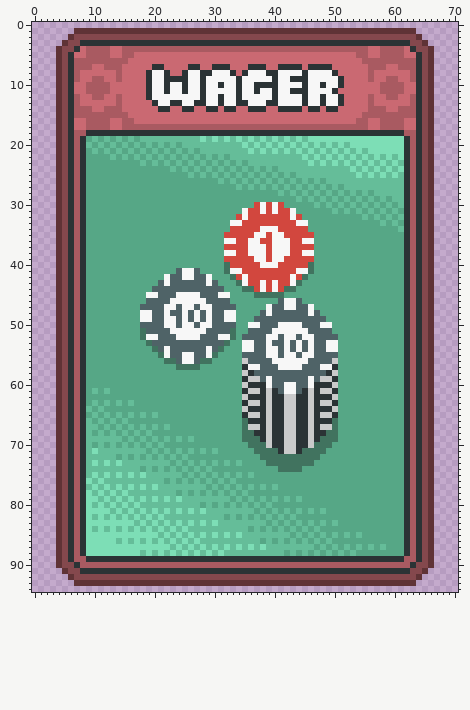
Two versions of one pixel-art file, assets/gamble.aseprite. The picture above was drawn from the file before the commit.
71x95 pixels, 1 frame.
Now the later version:
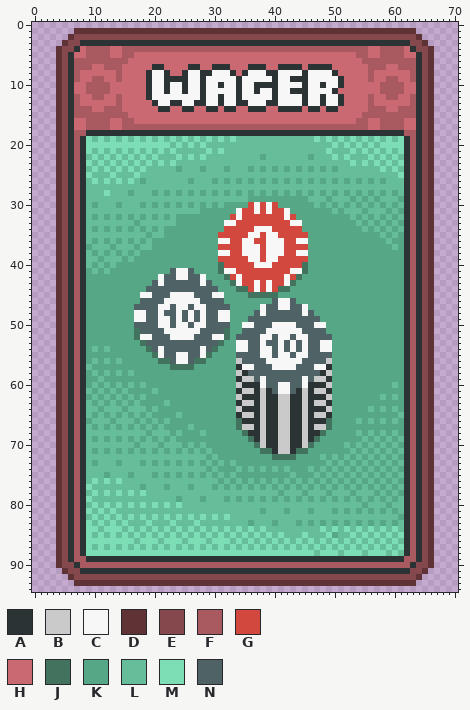
Palette (. is transparent): A #2b3335  B #cacaca  C #f7f7f7  D #5f3336  E #84484d  F #a95a61  G #d2473e  H #ca6972  J #41735f  K #56a786  L #65bd99  M #7ddeb6  N #4f6367
Difference:
layer "canvMain" now hidden
layer "canv test" added
Changed rows in their new state; - is an unchanged pixel.
Layers "chips", "canv test":
first column x 9:
19 M-M-M-M-M-M-M-M-M-MLMLMLML-L-L-L-L-L-L-L-L-L-L-L-L-L-
20 MMMMMMMMMMMMMM-M-M-M------L-L-L-L-L-L-L-LMLML-L-L----
21 M-M-M-M-M-M-M-M-L-L-M-M----L-L-L-L-L-L-LML-LMLML-L-L-
22 LMLM-M-M-M-M-L-M-M-M-L-L-----K------LKL-LMLML-LMLMLML
23 MLMLMLMLM-M-M-M-L-L-L-L-L-L----------L-L-L-LMLMLMLMLM
24 LMLMLMLMLMLLLL---L---L---L-------K-K-K-K-K--L-L-LMLML
25 MLLLMLLLMLLLLLLLL-L-L-L-L-L-L-L-L-L----------L-L-L-LM
26 LMLMLMLML-LLLLLLL-LLL--------------------K-K-K-K-K---
27 LLLLLLLLLLLLLLLLLLLLLLLLL-L-L-L-L-L-L-L-L-L----------
28 LLLMLLL-LLL-L-L-L-L-L-L-L-L-L-L------------------K-K-
29 LLLLLLLLLLLLLLLLLLLLLLLLLLL--------K--L---L-------L-K
30 L-LLL-LLL-L-L-L-L-L-L-L----GCGCGK--------------------
31 LLLLLLLLLLLLLLLLLLL------CG-CGCG-CK---------L---L----
32 L-L-L-L-L-L-L-L---------GCG------CGK--------L--------
33 LLLLLLLL-LLLLLL--------C-G--------C-K--------L-L-----
34 L-L-L-L-L-L-L----------G----C--G----K---------L-L-L--
35 LLLLLLLLLL-LL---------G----C-GC-G----K-----------L-L-
36 L-L-L-L-L-L-----------C-G-C-G-C--G-C-K------------L--
37 -LLL-LLL-LL-----------G---C--GC--G---K-------------L-
38 L-L-L-L-L-------------C-G-C--GC--G-C-K---------------
39 LL-LLL-L--------------G----C-GC-G----K---------------
40 L-L-L-----------------JG----C--G----JK---------------
41 -L-L----------NC-NK---JC-G--------C-JK---------------
42 ------------CN-C-N-CK--JGCG------CGJK----------------
43 -----------NCN-----CNK--JCG-CGCG-CJK-----------------
44 ----------N-----------K--J-GCGCGJ-K------------------
45 ---------C-N--C---N--C-K---J----K--------------------
46 ---------N---C-----N---K-------NC-NK-----------------
47 --------N---C-NC-NC-N---K----CN-C-N-CK---------------
48 --------C-N-CN-CNCNCN-C-K---NCN-----CNK--------------
49 --------C-N-C-NCNCNCN-C-K--N-----------K-------------
50 --------N---C-NC-NC-N---K-C-N--C---N--C-K------------
51 --------JN---C-----N---JK-N---C-----N---K------------
52 --------JC-N--C---N--C-JKN---C-NC-NC-N---K-----------
53 ---------JN-----------JK-C-N-CN-CNCNCN-C-K-----------
54 -L-L------JNCN-----CNJK--C-N-C-NCNCNCN-C-K-----------
55 -----------JCN-C-N-CJK---N---C-NC-NC-N---K-----------
56 -L-L-L------J-NC-NJ-K----BN---C-----N---BK-----------
57 L-------------J---K------AC-N--C---N--C-AK-----------
58 -L-L-L-L-----------------BAN-----------ABK-----------
59 --L----------------------AB-NCN-----CNB-AK-----------
60 -L-L-L-L-L---------------BA--CN-C-N-CA--BK---------L-
61 LKLKL-L----L-------------AB-ABANC-NABAB-AK-----------
62 -L-L-L-L-L---------------BA--BA-B-A-BA--BK-------L-L-
63 LKLKLKLKL----L-----------AB-ABA-B-A-BAB-AK-----------
64 -LKLLL-LLL-L-------------BA--BA-B-A-BA--BK-----L-L-L-
65 LKLKLKLKLKLK---L---------AB-ABA-B-A-BAB-AK----------L
66 KL-LKL-L-L-L-L-----------JA--BA-B-A-BA--JK---L-L-L-L-
67 -KLKLKLKLKLKLK---L-------JB-ABA-B-A-BAB-JK-----------
68 -L-L-L-L-LKLLL-L---L-------A-BA-B-A-BA-JKK---L-L-L-L-
69 -K-K-KLKLKLKLKLK-K--------K-ABA-B-A-BAJKKK----L-L-L-L
70 -L-L-L-LKL-LKLLL-L-L-------K-BA-B-A-BJKKK--L-L-L-L-L-
71 -K-K-K-K-KLKLKLKLKLKLK------K--AB-AJ-KKK----L-L-L-L-L
72 -----L-L-L-L-L-L-LLL-L-------KK----KKKKL-L-L-L-L-L-L-
73 -K-L-K---K-K-KLKLKLKLKLKLK----KKKKKKKK--L-L-L-L-L-L-L
74 ---------L-L-L-L-L-LKL---L-L-L-LKLKK-L-L-L-L-L-L-L-L-
75 -L-K-L-K-L-K-K-KLKLKLKLKLK-K------L---L-L-L-L-L-L-L-L
76 LMLM-M-------L-L-L-L-LKLKL-L-L-L-L-L-L-L-L-L-L-L-L-L-
77 ML-L-L-L-K-L-K---K--LKLKLKLKLKLKL-L-L-L-L-L-L-L-L-L-L
78 LMLMLMLM-M-----L-L-L-L-L-L-LLLLL-LLL-LLL-LLL-LLL-L-L-
79 -L-L-L-L-L-L-L-K---K---KLKLKLKLKLKLKL-L-L-L-L-L-L-L-L
80 LMLMLMLMLM-M-M-M---L-L-L-L-L-L-LLLLLLLLLLLLLLL-LLL-LL
81 -L-LML-L-L-L-L-L-L-L--------LKL-LKL-LKL-L-L-L-L-L-L-L
82 LMLMLMLMLMLMLM-M-M-M-M-M-L-L-L-L-L-LLLLLLLLLLLLLLLLL-
83 -L-L-L-L-LML-LML-LML-L-----K--LKL-LKLKLKLKL-L-L-L-L-L
84 -MLM-MLMLMLMLMLMLM-M-M-M-M-M-M-L-L-L-L-MLMLMLMLMLMLML
85 -L-L-L-L-L-LMLMLMLMLMLMLMLM-M-M-M-L-M-L-MKL-M-MLMLMLM
86 -----M-MLM-MLM-MLM-M-MMM-M-M-M-M-M-M-M-M-MLMLMLMLMLML
87 -L-L-L-L-L-L-LMLMLMLMLMLMLMLMLM-M-M-M-M-M-M-M-M-M-MLM
88 ---------M-M-M-M-M-M-M-MMMMMMMMMMMMMMM-MMM-MMMLMMMLML
Changed places in both pictures, as pixel boxes (x1, y1, x2, y2):
changed: (86, 136, 404, 556)
